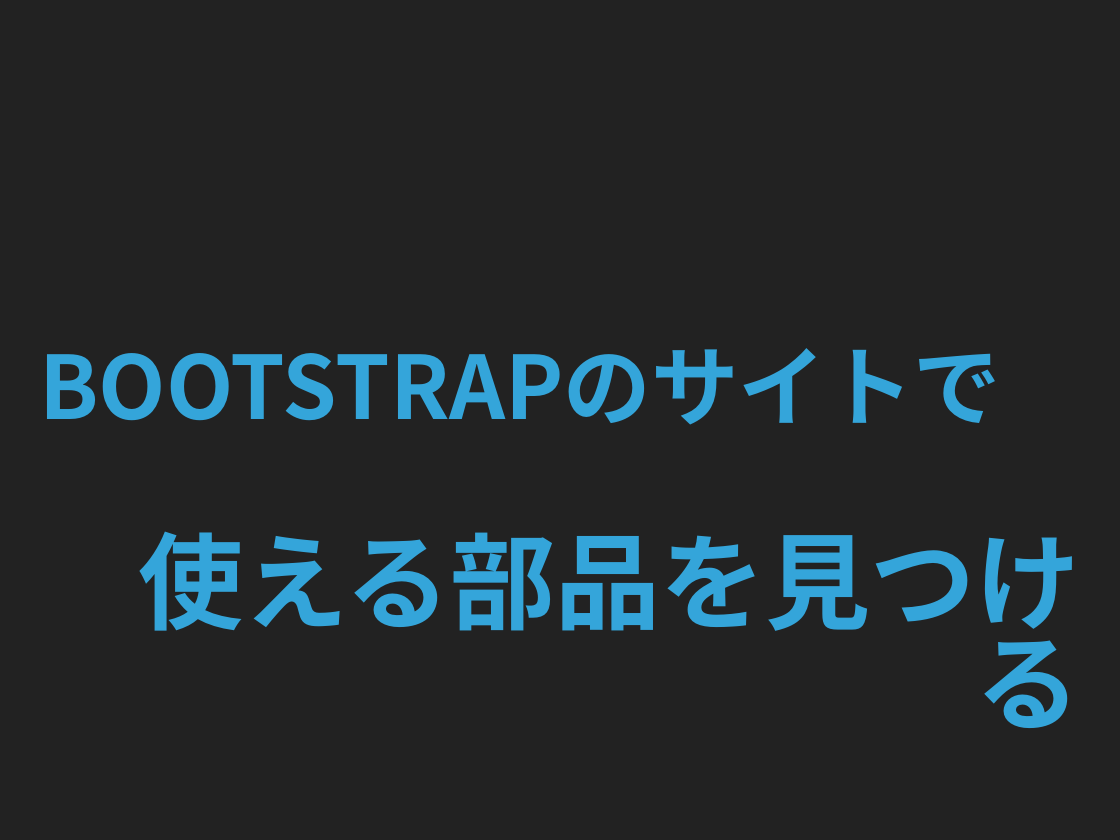
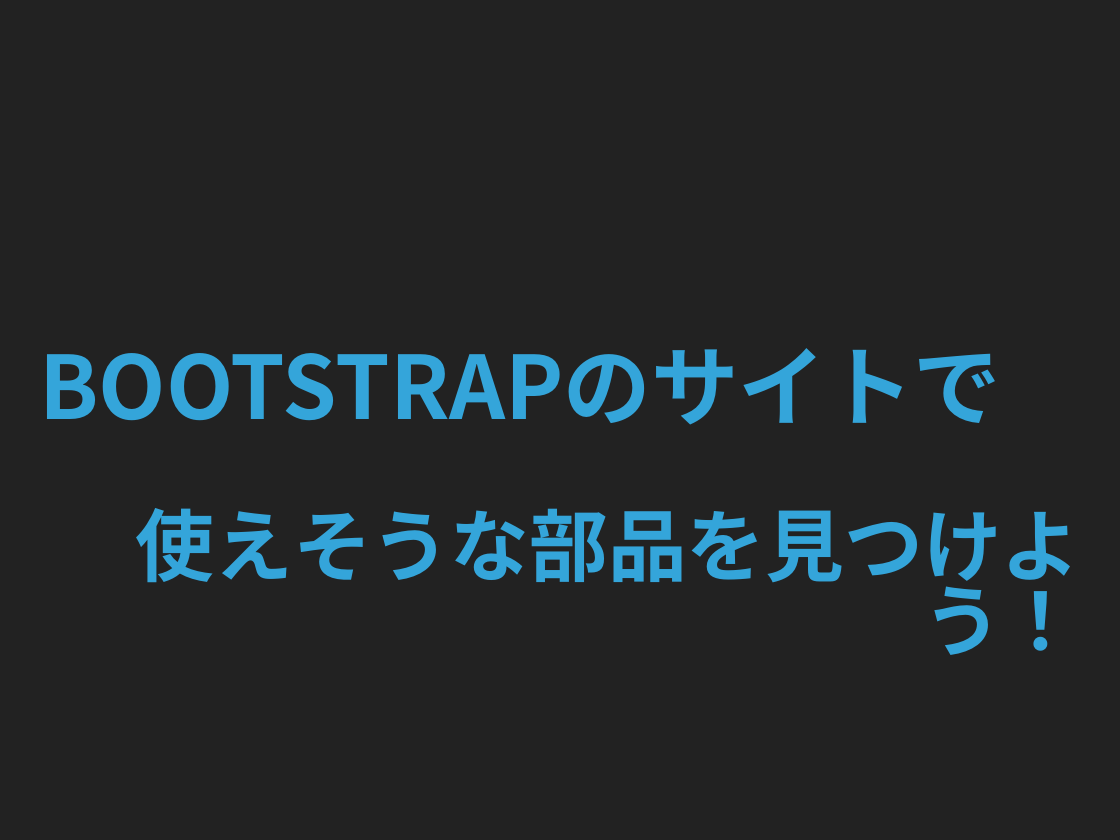
Before and after one commit to nadollin/Web-Education, a slide deck: slide 47 of Lecture 1/WebEducation Lecture1_jp.pptx (slide 49 before the commit). Drawn at 1120x840 pixels with LibreOffice and Linux fonts; fonts in the diff are those of the drawing. Boxes give left, top, right and bottom in pixels: in the first picture for what was removed or moved away, otherwise in the second. Text is boxed around its words. In the diff, an @@ line names an element or a change of style, - is before the commit and + after.

```diff
--- a/Lecture 1/WebEducation Lecture1_jp.pptx
+++ b/Lecture 1/WebEducation Lecture1_jp.pptx
@@ title at <box>136,508,1081,655</box>: text changed; size 96 to 72 pt @@
-使える部品を見つける
+使えそうな部品を見つけよう！
```
Also in this commit, not shown: 9 other slides changed, 1 slide added, 3 slides removed, 1 other file.
